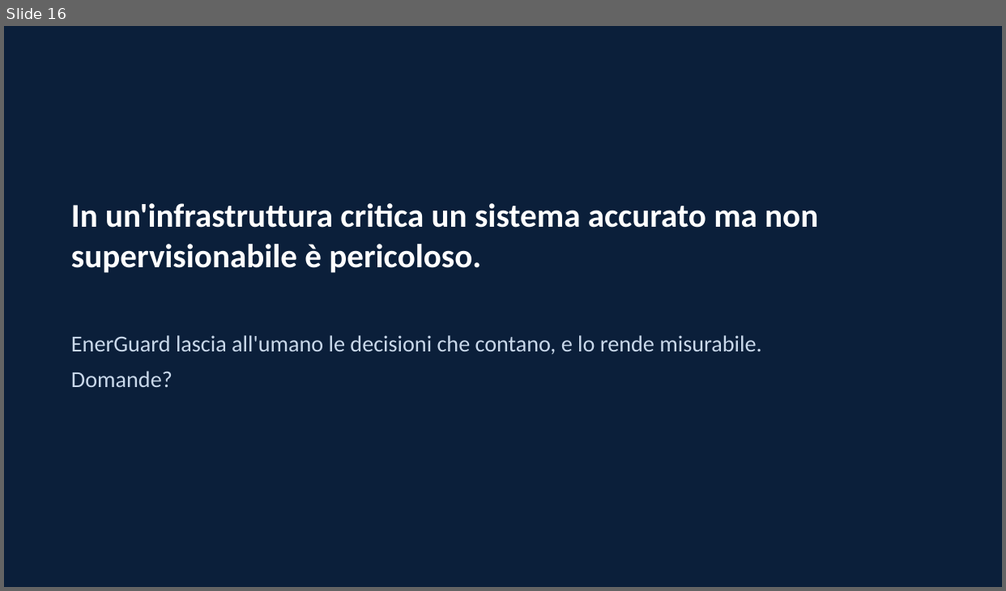
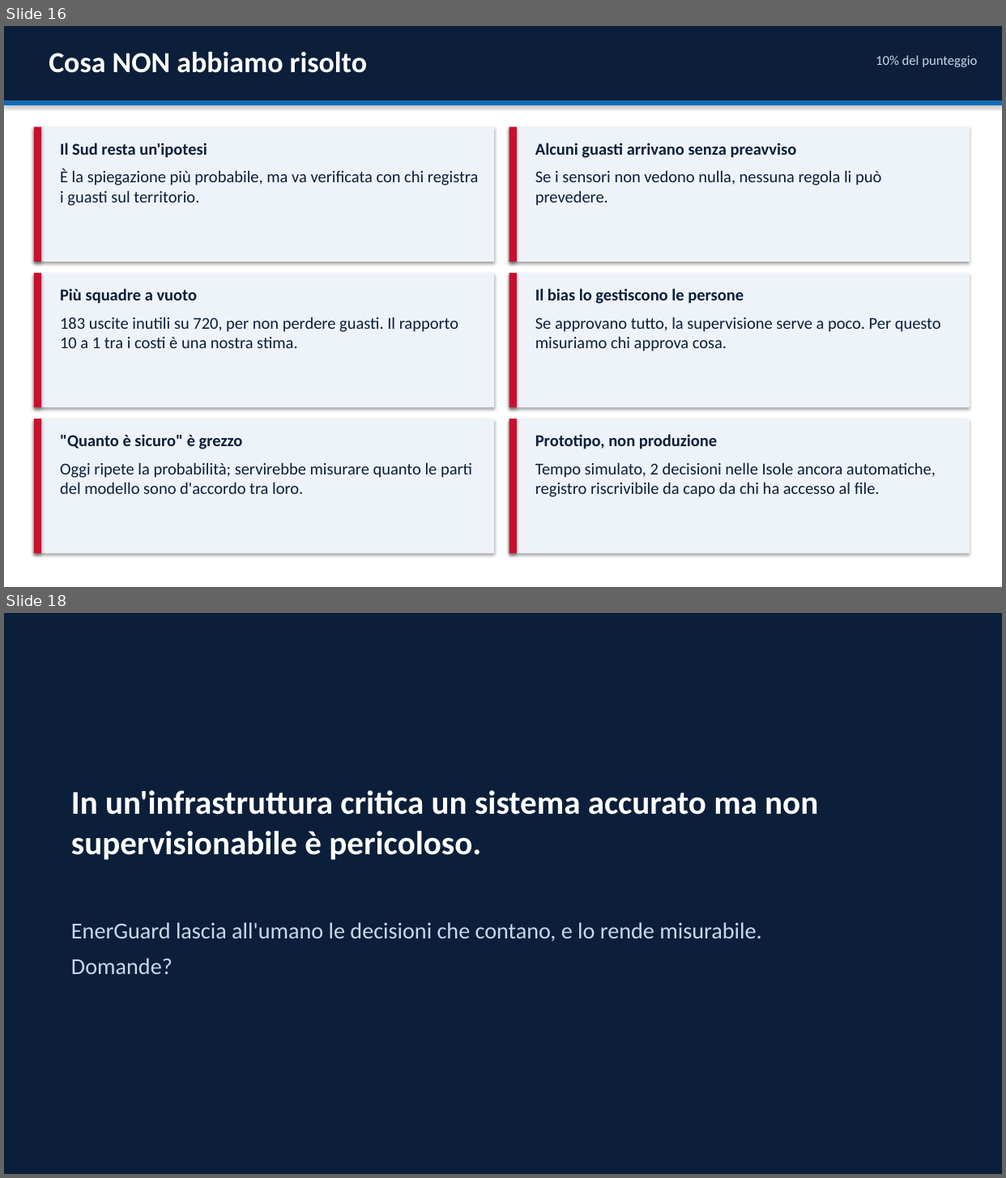
Before and after one commit to GuidoMerliniEnel/ai-act-hackaton, a slide deck: consegna/EnerGuard_Presentazione.pptx. Shown one above the other, each under a label of ours: slide 16 before the commit, slides 16 and 18 after it; the slides between them are not shown. The pictures are 1006x591 and 1006x1178 pixels, drawn with LibreOffice and Linux fonts; fonts in the diff are those of the drawing. Boxes give left, top, right and bottom in pixels: in the first picture for what was removed or moved away, otherwise in the second. Text is boxed around its words. In the diff, an @@ line names an element or a change of style, - is before the commit and + after.

```diff
--- a/consegna/EnerGuard_Presentazione.pptx
+++ b/consegna/EnerGuard_Presentazione.pptx
@@ slide 16 added at [4,26,1002,587], background #FFFFFF @@
@@ rectangle added at [4,26,1002,101], fill #0B1F3A @@
@@ text added at [49,51,367,73], 28 pt, text #FFFFFF, bold @@
+Cosa NON abbiamo risolto
@@ text added at [876,55,977,67], 13 pt, text #C9D8EA @@
+10% del punteggio
@@ rectangle added at [4,101,1002,105], fill #0F6CBD @@
@@ rectangle added at [34,127,494,262], fill #EEF3F9 @@
@@ rectangle added at [34,127,41,262], fill #C8102E @@
@@ text added at [60,143,479,206], 16 pt, text #0B1F3A @@
+Il Sud resta un'ipotesi
+È la spiegazione più probabile, ma va verificata con chi registra i guasti sul territorio.
@@ rectangle added at [509,127,970,262], fill #EEF3F9 @@
@@ rectangle added at [509,127,517,262], fill #C8102E @@
@@ text added at [535,143,881,206], 16 pt, text #0B1F3A @@
+Alcuni guasti arrivano senza preavviso
+Se i sensori non vedono nulla, nessuna regola li può prevedere.
@@ rectangle added at [34,273,494,408], fill #EEF3F9 @@
@@ rectangle added at [34,273,41,408], fill #C8102E @@
@@ text added at [60,288,458,348], 16 pt, text #0B1F3A @@
+Più squadre a vuoto
+183 uscite inutili su 720, per non perdere guasti. Il rapporto 10 a 1 tra i costi è una nostra stima.
@@ rectangle added at [509,273,970,408], fill #EEF3F9 @@
@@ rectangle added at [509,273,517,408], fill #C8102E @@
@@ text added at [535,288,941,352], 16 pt, text #0B1F3A @@
+Il bias lo gestiscono le persone
+Se approvano tutto, la supervisione serve a poco. Per questo misuriamo chi approva cosa.
@@ rectangle added at [34,419,494,554], fill #EEF3F9 @@
@@ rectangle added at [34,419,41,554], fill #C8102E @@
@@ text added at [60,434,472,494], 16 pt, text #0B1F3A @@
+"Quanto è sicuro" è grezzo
+Oggi ripete la probabilità; servirebbe misurare quanto le parti del modello sono d'accordo tra loro.
@@ rectangle added at [509,419,970,554], fill #EEF3F9 @@
@@ rectangle added at [509,419,517,554], fill #C8102E @@
@@ text added at [535,434,936,497], 16 pt, text #0B1F3A @@
+Prototipo, non produzione
+Tempo simulato, 2 decisioni nelle Isole ancora automatiche, registro riscrivibile da capo da chi ha accesso al file.
@@ what was slide 16 is now slide 18 @@
```
Also in this commit, not shown: 5 slides changed, 10 other slides added, 9 slides removed, 5 other files.
